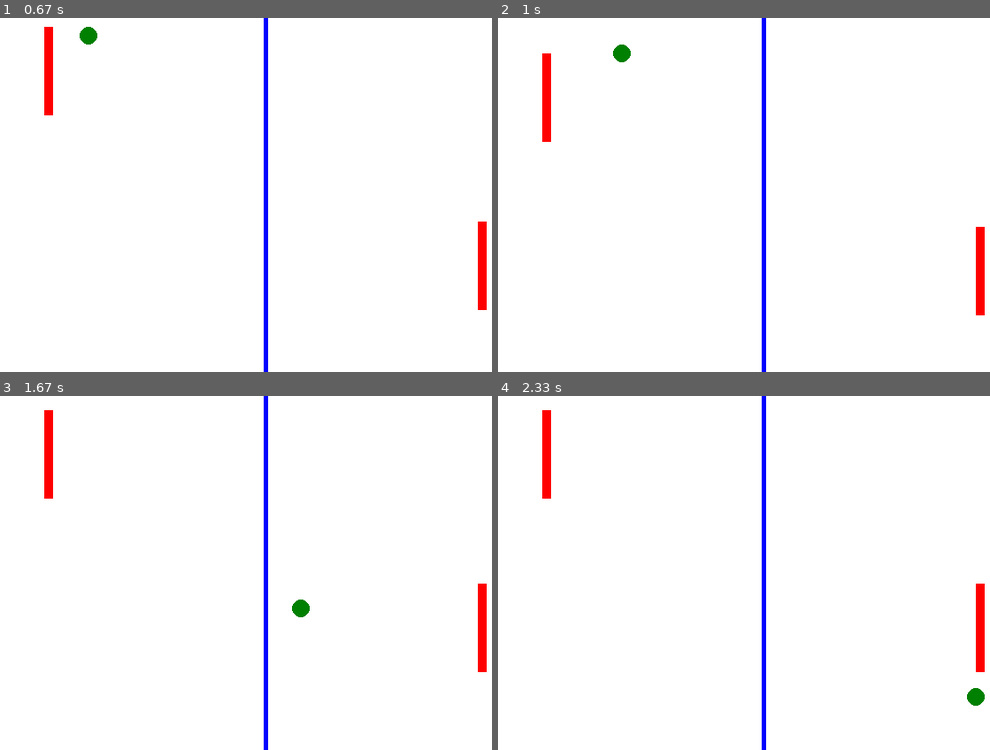
Above: before the commit, frames 1-4 (two rows, left to right).
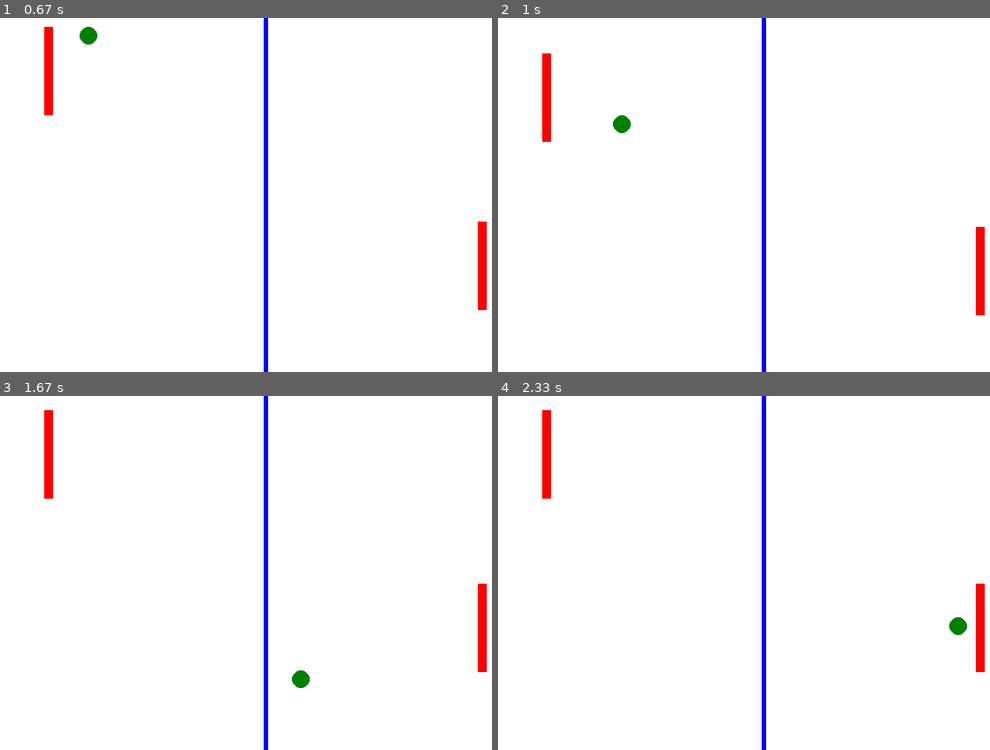
Above: after the commit, the same moments.

Repository: amullins83/pygame_practice
Game: pygame game, started from main.py
Two runs of this game, one before a commit and one after it. Both use one fixed random seed, a clock stepped at 60 frames per second and the inputs below.
Inputs:
- Up to frame 1 (0.67 s): hold Up from 0.33 s (still down)
- Up to frame 2 (1 s): release Up at 0.8 s; hold Down from 0.83 s (still down); hold S from 0.83 s (still down)
- Up to frame 3 (1.67 s): release Down at 1.13 s; release S at 1.13 s; hold Up 1.17-1.53 s; hold W 1.17-1.53 s; hold Down from 1.57 s (still down); hold S from 1.57 s (still down)
- Up to frame 4 (2.33 s): release Down at 1.93 s; release S at 1.93 s; hold Up 1.97-2.27 s; hold W 1.97-2.27 s; hold Down from 2.3 s (still down); hold S from 2.3 s (still down)

Frame 1 is identical in both runs. In frame 2, 0.3% of the frame differs, in the area x 23-27%, y 7-33%; in frame 3, 0.3%; in frame 4, 0.3%.

Commit message:
I think I fixed hit detection. Next task is showing the score.

Diff:
--- a/hitDetection.py
+++ b/hitDetection.py
@@ -20,16 +20,28 @@
         return self.didCollideLeft(thing1, thing2) or self.didCollideRight(thing1, thing2)
 
     def didCollideTop(self, thing1, thing2):
-        return thing1.velocity.y > thing2.velocity.y and thing1.bottom() >= thing2.top() and self.inside(thing1, thing2)
+        return thing1.velocity.y > thing2.velocity.y and \
+        thing1.bottom() >= thing2.top() and \
+        (thing1.bottom() - thing2.top()) <= (thing1.velocity.y - thing2.velocity.y) and \
+        self.inside(thing1, thing2)
 
     def didCollideBottom(self, thing1, thing2):
-        return thing1.velocity.y < thing2.velocity.y and thing1.top() <= thing2.bottom() and self.inside(thing1, thing2)
+        return thing1.velocity.y < thing2.velocity.y and \
+        thing1.top() <= thing2.bottom() and \
+        (thing2.bottom() - thing1.top()) <= (thing2.velocity.y - thing1.velocity.y) and \
+        self.inside(thing1, thing2)
 
     def didCollideLeft(self, thing1, thing2):
-        return thing1.velocity.x > thing2.velocity.x and thing1.right() >= thing2.left() and self.inside(thing1, thing2)
+        return thing1.velocity.x > thing2.velocity.x and \
+        thing1.right() >= thing2.left() and \
+        (thing1.right() - thing2.left()) <= (thing1.velocity.x - thing2.velocity.x) and \
+        self.inside(thing1, thing2)
 
     def didCollideRight(self, thing1, thing2):
-        return thing1.velocity.x < thing2.velocity.x and thing1.left() <= thing2.right() and self.inside(thing1, thing2)
+        return thing1.velocity.x < thing2.velocity.x and \
+        thing1.left() <= thing2.right() and \
+        (thing2.right() - thing1.left()) <= (thing2.velocity.x - thing1.velocity.x) and \
+        self.inside(thing1, thing2)
 
     def inside(self, thing1, thing2):
         return self.insideHoriz(thing1, thing2) and self.insideVert(thing1, thing2)
